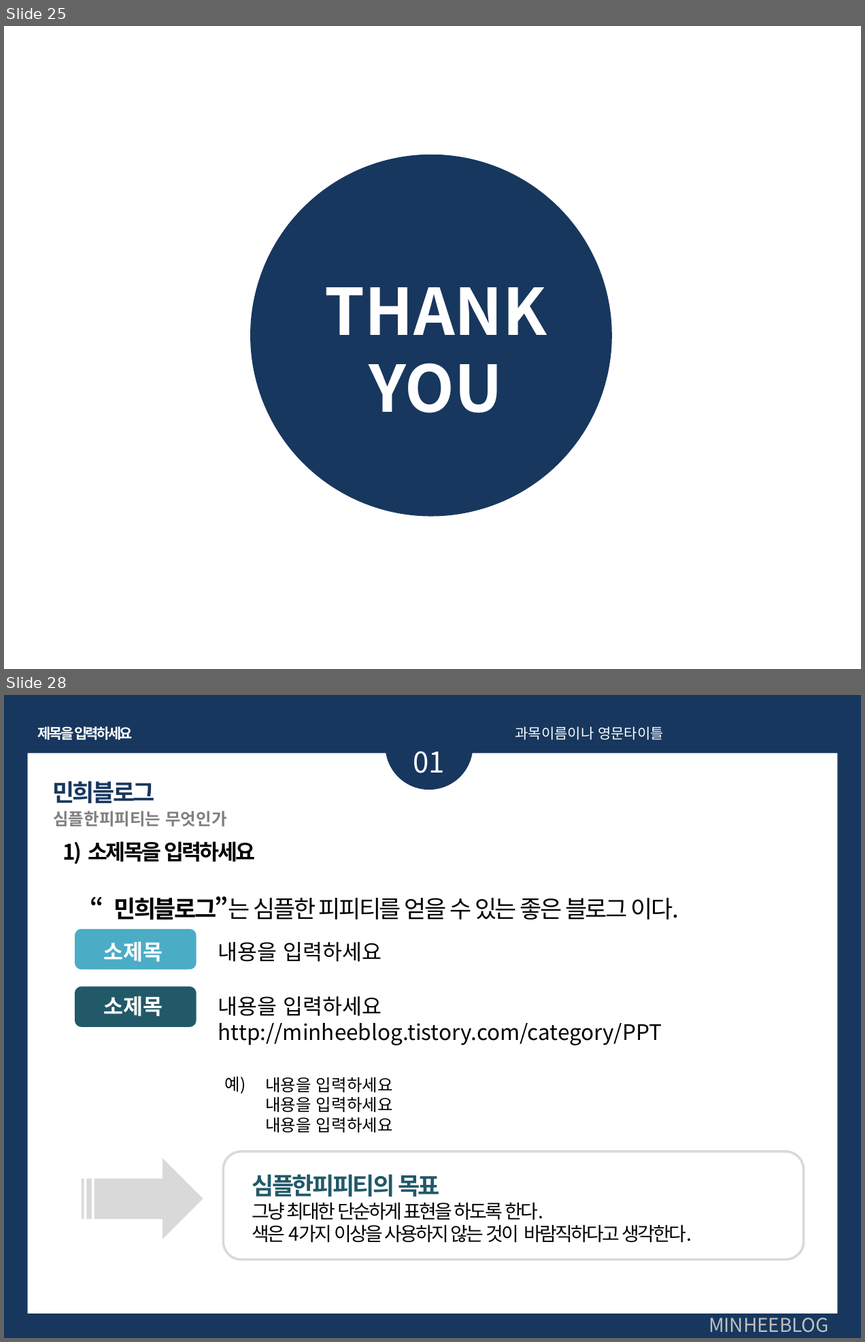
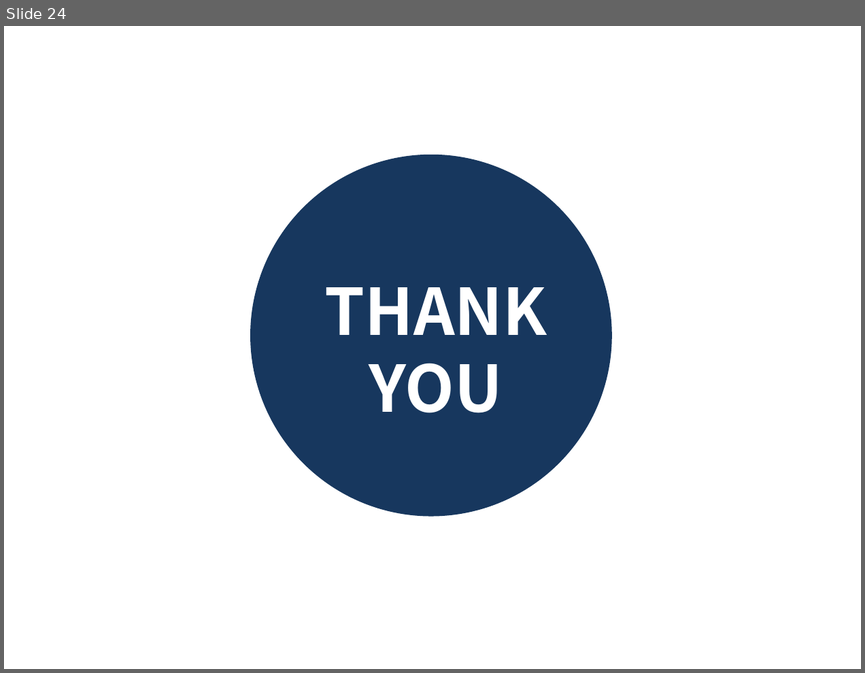
Before and after one commit to 201411108/Black-Android-app-for-eye, a slide deck: Document/발표PPT.pptx. Shown one above the other, each under a label of ours: slides 25 and 28 before the commit, slide 24 after it; the slides between them are not shown. The pictures are 865x1342 and 865x673 pixels, drawn with LibreOffice and Linux fonts; fonts in the diff are those of the drawing. Boxes give left, top, right and bottom in pixels: in the first picture for what was removed or moved away, otherwise in the second. Text is boxed around its words. In the diff, an @@ line names an element or a change of style, - is before the commit and + after.

```diff
--- a/Document/발표PPT.pptx
+++ b/Document/발표PPT.pptx
@@ slide 28 removed at bbox=[4, 695, 861, 1338], background #17375E @@
@@ ellipse removed at bbox=[385, 702, 473, 790] @@
@@ text removed at bbox=[38, 726, 133, 740] @@
-제목을 입력하세요
@@ text removed at bbox=[515, 726, 663, 740] @@
-과목이름이나 영문타이틀
@@ rectangle removed at bbox=[28, 753, 838, 1314] @@
@@ text removed at bbox=[413, 751, 445, 773] @@
-01
@@ text removed at bbox=[52, 781, 155, 803] @@
-민희블로그
@@ text removed at bbox=[53, 811, 226, 826] @@
-심플한피피티는 무엇인가
@@ text removed at bbox=[63, 841, 255, 864] @@
-1) 소제목을 입력하세요
@@ text removed at bbox=[113, 896, 679, 919] @@
-“민희블로그”는 심플한 피피티를 얻을 수 있는 좋은 블로그 이다.
@@ rounded rectangle removed at bbox=[75, 929, 197, 969] @@
@@ text removed at bbox=[103, 941, 162, 962] @@
-소제목
@@ text removed at bbox=[218, 942, 382, 962] @@
-내용을 입력하세요
@@ rounded rectangle removed at bbox=[75, 986, 197, 1027] @@
@@ text removed at bbox=[103, 996, 162, 1016] @@
-소제목
@@ text removed at bbox=[218, 996, 662, 1045] @@
-내용을 입력하세요
-http://minheeblog.tistory.com/category/PPT
@@ text removed at bbox=[225, 1076, 246, 1093] @@
-예)
@@ text removed at bbox=[265, 1076, 393, 1132] @@
-내용을 입력하세요
-내용을 입력하세요
-내용을 입력하세요
@@ striped right arrow removed at bbox=[82, 1157, 204, 1238] @@
@@ rounded rectangle removed at bbox=[224, 1151, 804, 1259] @@
@@ text removed at bbox=[252, 1174, 691, 1242] @@
-심플한피피티의 목표
-그냥 최대한 단순하게 표현을 하도록 한다.
-색은 4가지 이상을 사용하지 않는 것이 바람직하다고 생각한다.
@@ text removed at bbox=[708, 1312, 829, 1332] @@
-MINHEEBLOG
@@ what was slide 25 is now slide 24 @@
```
Also in this commit, not shown: 13 slides changed, 10 other slides removed.
